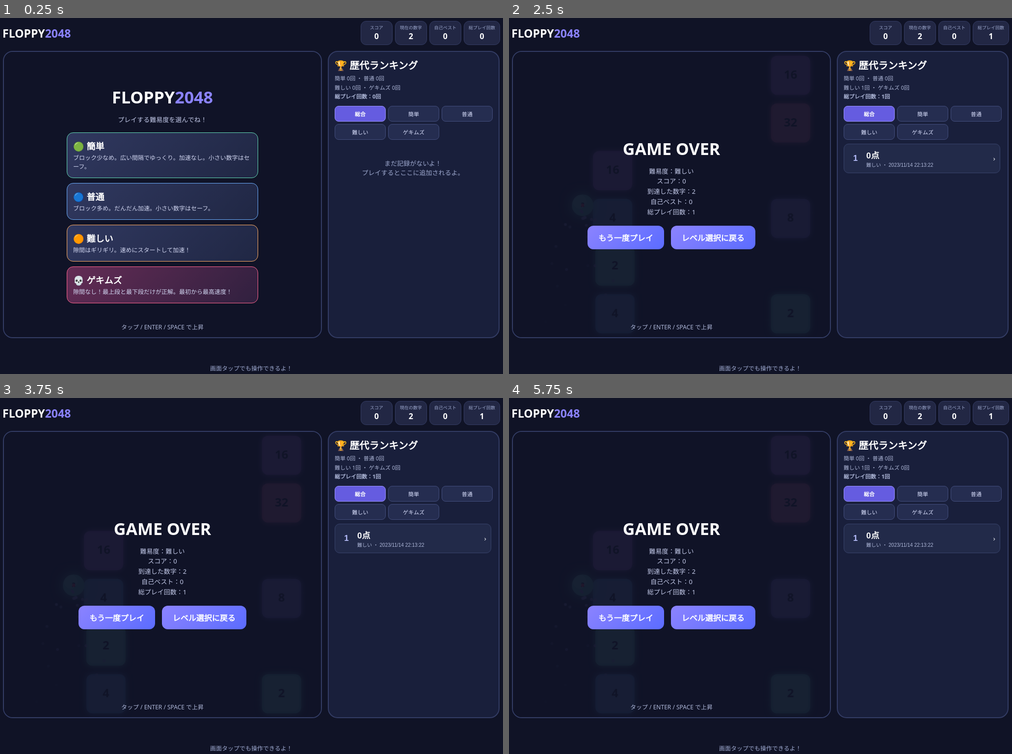
Above: before the commit, frames 1-4 (two rows, left to right).
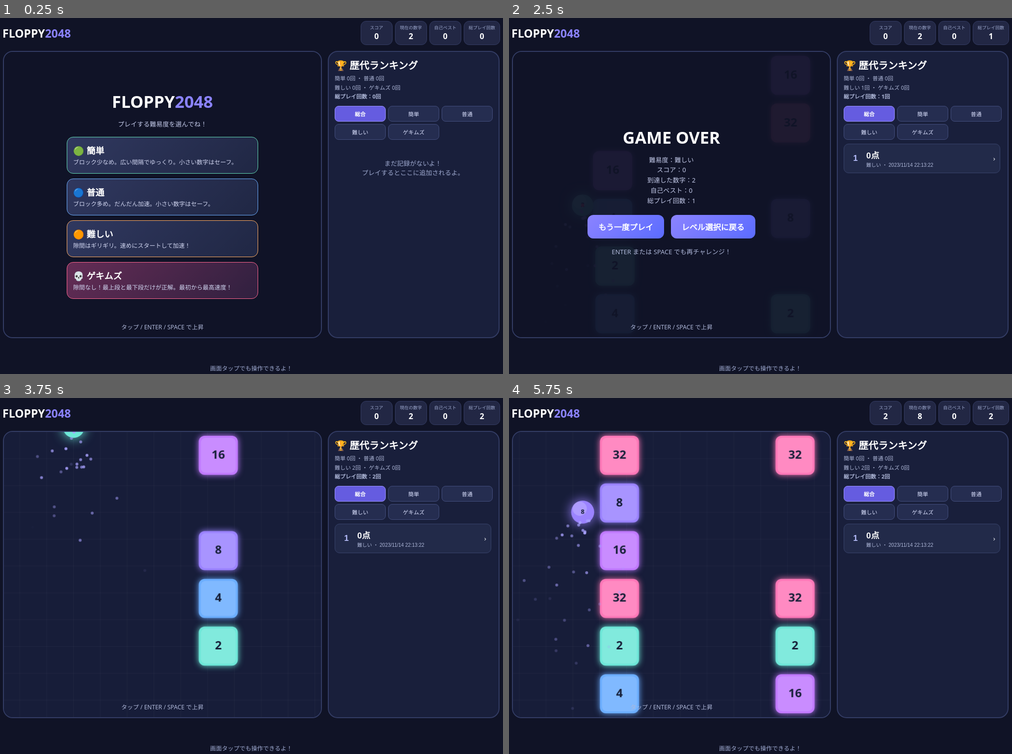
Above: after the commit, the same moments.

Repository: Hibiki2026/Mini-games
Game: browser game, page games/floppy2048/index.html
Same seed, same stepped clock (60 frames per second), same inputs: the game is played once before the commit and once after it.
Inputs (mouse positions are in pixels of both pictures, inside the frame that each line leads up to):
- Up to frame 1 (0.25 s): no input
- Up to frame 2 (2.5 s): click "🟠 難しい 隙間はギリギリ。速めにスタートして加速！" at 0.27 s; hold Left 1.03-1.6 s; click (669, 224) at 1.07 s; tap Space at 1.1, 1.6, 2.1 s; hold Up 1.65-1.95 s; click (609, 167) at 1.67 s; hold Up 2-2.23 s; click (735, 153) at 2.27 s; hold Left from 2.28 s (still down)
- Up to frame 3 (3.75 s): tap Enter at 2.52 s; tap Space at 2.6, 3.1, 3.6 s; release Left at 2.72 s; hold Left 2.77-3.33 s; click (211, 632) at 2.87 s; hold Up 3.38-3.68 s; click (80, 647) at 3.47 s; hold Up from 3.73 s (still down)
- Up to frame 4 (5.75 s): release Up at 3.97 s; hold Left 4.02-4.45 s; click (669, 519) at 4.07 s; tap Space every 0.5 s from 4.1 to 5.6 s; hold Left 4.5-5.07 s; click (765, 590) at 4.67 s; hold Up 5.12-5.42 s; click (574, 576) at 5.27 s; hold Up 5.47-5.7 s

The runs differ from the first frame. In frame 1, 6.8% of the frame differs, in the area x 13-52%, y 20-81%; in frame 2, 3.5%; in frame 3, 7.5%; in frame 4, 15%, in the area x 1-97%, y 4-90%.

Commit message:
Update index.html

Diff:
--- a/games/floppy2048/index.html
+++ b/games/floppy2048/index.html
@@ -7,7 +7,7 @@
 <title>Floppy2048</title>
 <style>
 *{box-sizing:border-box}
-body{margin:0;background:#101326;color:white;font-family:system-ui,sans-serif;overflow:auto}
+body{margin:0;background:#101326;color:white;font-family:system-ui,sans-serif}
 #app{min-height:100vh;display:flex;flex-direction:column;align-items:center;padding:10px}
 header{width:100%;max-width:1020px;display:flex;justify-content:space-between;align-items:center;gap:8px;flex-wrap:wrap;padding:5px 3px 12px}
 .logo{font-size:23px;font-weight:900}
@@ -120,6 +120,7 @@
 
 let W=600,H=700,dpr=1;
 let running=false;
+let canRetry=false;
 let player,blocks,particles;
 let score=0,best=0,plays=0;
 let speed=3,frame=0;
@@ -270,14 +271,16 @@
 
 function showMenu(){
  running=false;
+ canRetry=false;
  overlay.style.display="flex";
+
  panel.innerHTML=`
   <h1>FLOPPY<span style="color:#8b83ff">2048</span></h1>
   <p>プレイする難易度を選んでね！</p>
   <div class="levels">
    <button class="levelBtn easy" data-level="easy">
     <b>🟢 簡単</b>
-    <small>ブロック少なめ。広い間隔でゆっくり。加速なし。小さい数字はセーフ。</small>
+    <small>ブロック少なめ。広い間隔でゆっくり。小さい数字はセーフ。</small>
    </button>
    <button class="levelBtn normal" data-level="normal">
     <b>🔵 普通</b>
@@ -293,6 +296,7 @@
    </button>
   </div>
  `;
+
  panel.querySelectorAll("[data-level]").forEach(btn=>{
   btn.addEventListener("click",()=>{
    selectedLevel=btn.dataset.level;
@@ -419,6 +423,7 @@
 }
 
 function start(){
+ canRetry=false;
  reset();
 
  plays++;
@@ -435,14 +440,15 @@
 
 function gameOver(){
  if(!running)return;
+
  running=false;
+ canRetry=true;
 
  if(score>best){
   best=score;
   bestEl.textContent=best;
  }
 
- // プレイ終了時の記録を全件保存
  history.push({
   score:score,
   value:player.value,
@@ -465,8 +471,15 @@
   </p>
   <button class="subBtn" id="retryBtn">もう一度プレイ</button>
   <button class="subBtn" id="menuBtn">レベル選択に戻る</button>
+  <p style="margin-top:12px;color:#aeb7d8">
+   ENTER または SPACE でも再チャレンジ！
+  </p>
  `;
- document.getElementById("retryBtn").addEventListener("click",start);
+
+ document.getElementById("retryBtn").addEventListener("click",()=>{
+  if(canRetry)start();
+ });
+
  document.getElementById("menuBtn").addEventListener("click",showMenu);
 }
 
@@ -584,7 +597,6 @@
     (selectedLevel==="easy"||selectedLevel==="normal")&&
     b.value<player.value
    ){
-    // 簡単・普通は自分より小さい数字ならセーフ
     b.done=true;
     burst(b.x+b.w/2,b.y+b.h/2,"#8ce8bd",10);
 
@@ -652,18 +664,29 @@
  if(running)requestAnimationFrame(loop);
 }
 
+// キーボード操作
+document.addEventListener("keydown",e=>{
+ const key=e.code;
+
+ if(key!=="Enter"&&key!=="Space"&&key!=="ArrowUp")return;
+
+ // ゲーム中はジャンプ
+ if(running){
+  e.preventDefault();
+  flap();
+  return;
+ }
+
+ // ゲームオーバー画面ではEnter・Spaceで再挑戦
+ if(canRetry&&(key==="Enter"||key==="Space")){
+  e.preventDefault();
+  start();
+ }
+});
+
 canvas.addEventListener("pointerdown",e=>{
  e.preventDefault();
  flap();
-});
-
-document.addEventListener("keydown",e=>{
- if(e.code==="Enter"||e.code==="Space"||e.code==="ArrowUp"){
-  if(running){
-   e.preventDefault();
-   flap();
-  }
- }
 });
 
 drawBackground(0);
